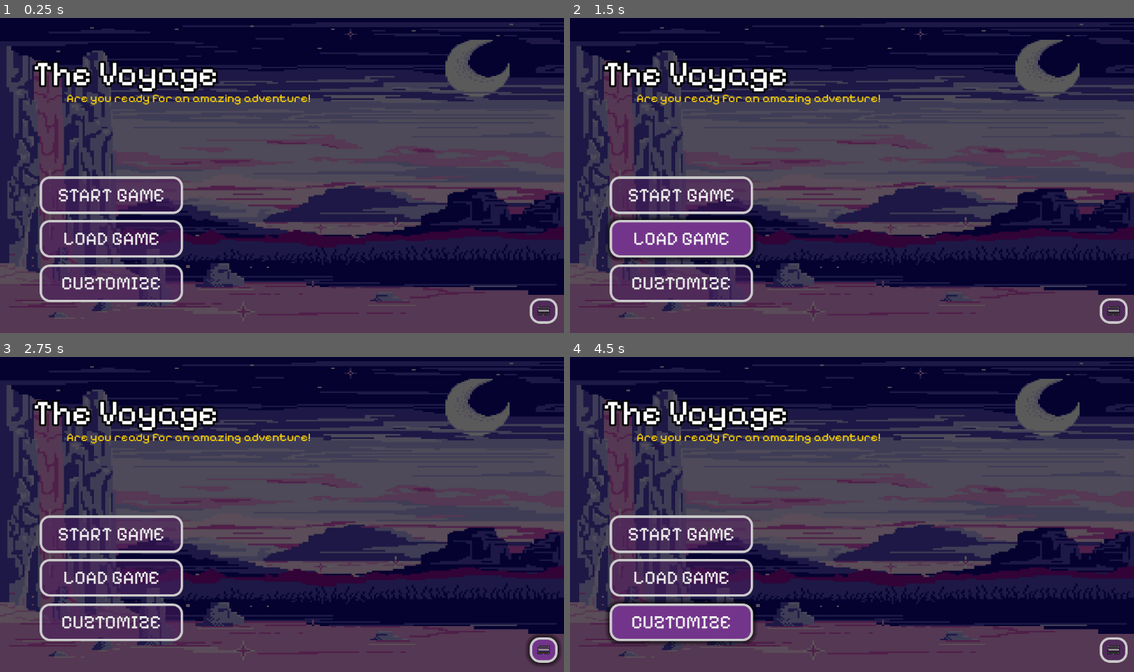
Above: before the commit, frames 1-4 (two rows, left to right).
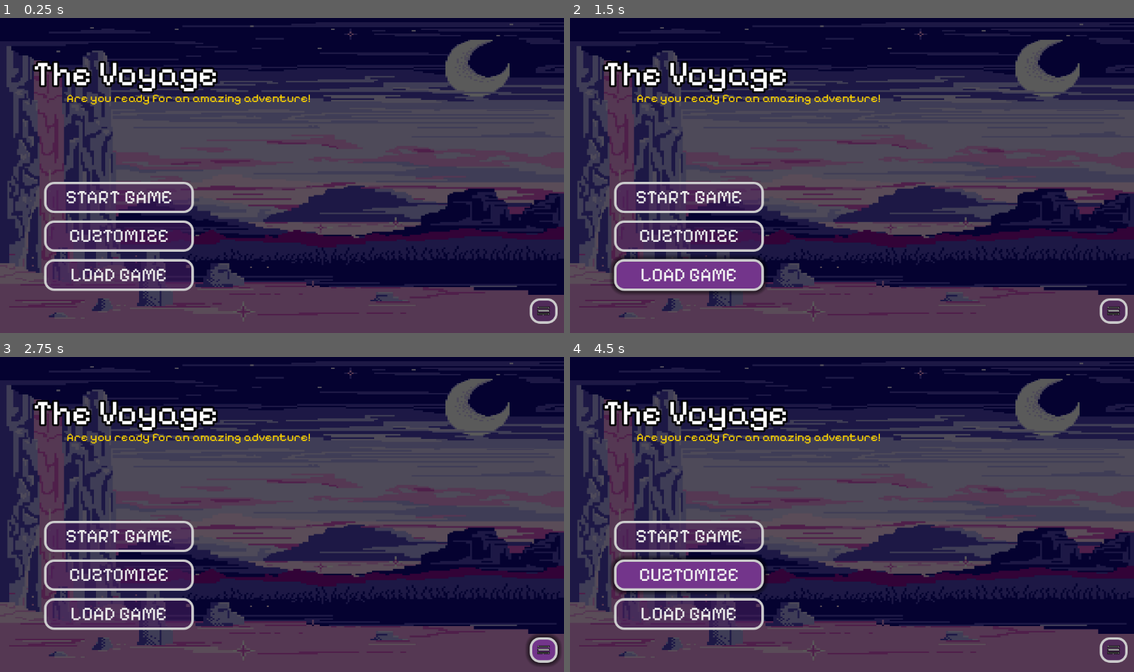
Above: after the commit, the same moments.

Repository: Sh4y-Cormac/MINI-IT-PROJECT-2-10
Game: Godot game, scene res://GUI Stuff/StartMenu.tscn
Two runs of this game, one before a commit and one after it. Both use one fixed random seed, a clock stepped at 60 frames per second and the inputs below.
Inputs (mouse positions are in pixels of both pictures, inside the frame that each line leads up to):
- Up to frame 1 (0.25 s): no input
- Up to frame 2 (1.5 s): click "CUZTOMIZE" at 0.5 s; click "LOAD GAME" at 1.25 s
- Up to frame 3 (2.75 s): click (541, 649) at 2 s
- Up to frame 4 (4.5 s): click "START GAME" at 2.75 s; click "START GAME" at 3.5 s; click "CUZTOMIZE" at 4.25 s

The runs differ from the first frame. In frame 1, 4.8% of the frame differs, in the area x 7-35%, y 50-91%; in frame 2, 8.0%; in frame 3, 4.8%; in frame 4, 8.4%, in the area x 6-35%, y 50-92%.

Commit message:
Start Menu
Uses VboxContainer

Diff:
--- a/GUI Stuff/StartMenu.tscn
+++ b/GUI Stuff/StartMenu.tscn
@@ -93,12 +93,16 @@
 theme_override_font_sizes/font_size = 25
 text = "Are you ready for an amazing adventure!"
 
-[node name="Start Button" type="Button" parent="."]
+[node name="VBoxContainer" type="VBoxContainer" parent="."]
+layout_mode = 0
+offset_left = 90.0
+offset_top = 339.0
+offset_right = 396.0
+offset_bottom = 562.0
+theme_override_constants/separation = 15
+
+[node name="Start Button" type="Button" parent="VBoxContainer"]
 layout_mode = 2
-offset_left = 81.0
-offset_top = 328.0
-offset_right = 374.0
-offset_bottom = 405.0
 size_flags_vertical = 3
 theme_override_colors/font_hover_pressed_color = Color(0.912289, 0.912289, 0.912289, 1)
 theme_override_colors/font_color = Color(0.912289, 0.912289, 0.912289, 1)
@@ -112,12 +116,8 @@
 theme_override_styles/normal = SubResource("StyleBoxFlat_8s7a6")
 text = "START GAME"
 
-[node name="Customise Button" type="Button" parent="."]
-layout_mode = 0
-offset_left = 81.0
-offset_top = 508.0
-offset_right = 374.0
-offset_bottom = 585.0
+[node name="Customise Button" type="Button" parent="VBoxContainer"]
+layout_mode = 2
 size_flags_vertical = 3
 theme_override_colors/font_hover_pressed_color = Color(0.912289, 0.912289, 0.912289, 1)
 theme_override_colors/font_color = Color(0.912289, 0.912289, 0.912289, 1)
@@ -131,12 +131,8 @@
 theme_override_styles/normal = SubResource("StyleBoxFlat_8s7a6")
 text = "CUZTOMIZE"
 
-[node name="Load Button" type="Button" parent="."]
-layout_mode = 0
-offset_left = 81.0
-offset_top = 417.0
-offset_right = 374.0
-offset_bottom = 494.0
+[node name="Load Button" type="Button" parent="VBoxContainer"]
+layout_mode = 2
 size_flags_vertical = 3
 theme_override_colors/font_hover_pressed_color = Color(0.912289, 0.912289, 0.912289, 1)
 theme_override_colors/font_color = Color(0.912289, 0.912289, 0.912289, 1)
@@ -151,6 +147,7 @@
 text = "LOAD GAME"
 
 [node name="Feedback Button" type="Button" parent="."]
+layout_mode = 0
 offset_left = 1082.0
 offset_top = 577.0
 offset_right = 1139.0
@@ -178,15 +175,15 @@
 volume_db = -20.0
 autoplay = true
 
-[connection signal="mouse_entered" from="Start Button" to="." method="_on_button_2_mouse_entered"]
-[connection signal="pressed" from="Start Button" to="." method="_on_button_2_pressed"]
-[connection signal="mouse_entered" from="Customise Button" to="." method="_on_button_3_mouse_entered"]
-[connection signal="pressed" from="Customise Button" to="." method="_on_button_3_pressed"]
-[connection signal="mouse_entered" from="Load Button" to="." method="_on_button_4_mouse_entered"]
-[connection signal="mouse_entered" from="Load Button" to="." method="_on_button_2_mouse_entered"]
-[connection signal="pressed" from="Load Button" to="." method="_on_button_2_pressed"]
-[connection signal="pressed" from="Load Button" to="." method="_on_button_4_pressed"]
+[connection signal="mouse_entered" from="VBoxContainer/Start Button" to="." method="_on_button_2_mouse_entered"]
+[connection signal="pressed" from="VBoxContainer/Start Button" to="." method="_on_button_2_pressed"]
+[connection signal="mouse_entered" from="VBoxContainer/Customise Button" to="." method="_on_button_3_mouse_entered"]
+[connection signal="pressed" from="VBoxContainer/Customise Button" to="." method="_on_button_3_pressed"]
+[connection signal="mouse_entered" from="VBoxContainer/Load Button" to="." method="_on_button_2_mouse_entered"]
+[connection signal="mouse_entered" from="VBoxContainer/Load Button" to="." method="_on_button_4_mouse_entered"]
+[connection signal="pressed" from="VBoxContainer/Load Button" to="." method="_on_button_4_pressed"]
+[connection signal="pressed" from="VBoxContainer/Load Button" to="." method="_on_button_2_pressed"]
+[connection signal="mouse_entered" from="Feedback Button" to="." method="_on_button_2_mouse_entered"]
 [connection signal="mouse_entered" from="Feedback Button" to="." method="_on_button_4_mouse_entered"]
-[connection signal="mouse_entered" from="Feedback Button" to="." method="_on_button_2_mouse_entered"]
+[connection signal="pressed" from="Feedback Button" to="." method="_on_button_4_pressed"]
 [connection signal="pressed" from="Feedback Button" to="." method="_on_button_2_pressed"]
-[connection signal="pressed" from="Feedback Button" to="." method="_on_button_4_pressed"]
